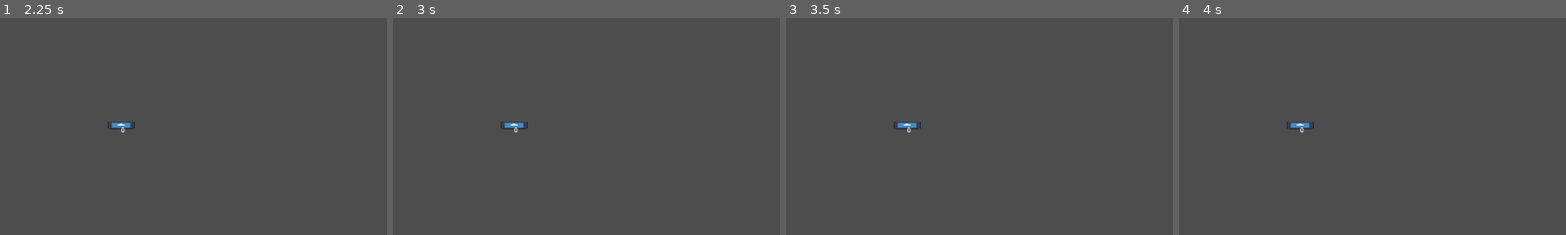
Above: before the commit, frames 1-4 (left to right).
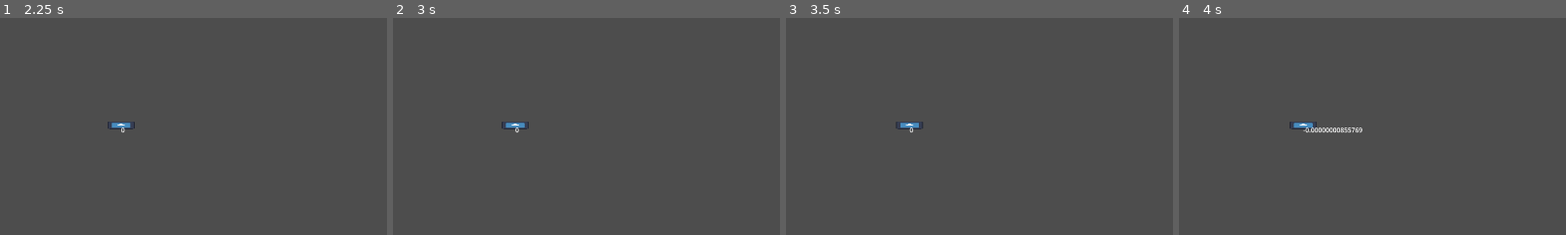
Above: after the commit, the same moments.

Repository: TeddySauyet/AIDriver
Game: Godot game, scene res://src/car/tests/car_test_0.tscn
Two runs of this game, one before a commit and one after it. Both use one fixed random seed, a clock stepped at 60 frames per second and the inputs below. The project has no main scene, so this scene is started directly. The engine's default icon, where the game draws it, is replaced by a stand-in: a white triangle on a blue panel in a dark square.
Inputs:
- Up to frame 1 (2.25 s): tap Enter at 0.5, 2 s; hold Space (backup) from 0.53 s (still down); tap A (a) at 0.6 s; tap D (d) at 0.8, 1.35 s; tap S (s) at 1.55 s; hold S (s) from 2.03 s (still down)
- Up to frame 2 (3 s): keep holding Space (backup); tap W (w) at 2.3, 2.85 s; release S (s) at 2.78 s
- Up to frame 3 (3.5 s): keep holding Space (backup); tap A (a) at 3.05 s
- Up to frame 4 (4 s): keep holding Space (backup); tap Enter at 3.5 s; tap A (a) at 3.6 s; tap D (d) at 3.8 s
The pictures show only the part of the screen within x 0-50%, y 3-53%; the shares and areas given below are measured in that part.

Frame 1 is identical in both runs. In frame 2, less than 0.1% of the frame differs, in the area x 27-36%, y 47-53%; in frame 3, 0.1%; in frame 4, 0.4%, in the area x 27-48%, y 47-54%.
Error before the commit: Invalid access to property or key 'texture' on a base object of type 'null instance'. (res://src/car/wheel.gd:64)

Commit message:
Started the process of separate visuals and logic

Diff:
--- a/src/car/car.tscn
+++ b/src/car/car.tscn
@@ -2,7 +2,7 @@
 
 [ext_resource type="Script" path="res://src/car/car.gd" id="1_8gwus"]
 [ext_resource type="PackedScene" uid="uid://bl6uktmivykty" path="res://src/car/wheel.tscn" id="2_olv8x"]
-[ext_resource type="Texture2D" uid="uid://byqne3cqno5s1" path="res://icon.svg" id="3_x6jew"]
+[ext_resource type="PackedScene" uid="uid://b5ls6vg1ogfmn" path="res://src/car/car_visualization_2d.tscn" id="3_c72rj"]
 
 [sub_resource type="Gradient" id="Gradient_b2yit"]
 
@@ -65,14 +65,7 @@
 [node name="CollisionShape2D" type="CollisionShape2D" parent="."]
 shape = SubResource("RectangleShape2D_8x0l0")
 
-[node name="Sprite2D" type="Sprite2D" parent="."]
-scale = Vector2(0.31, 0.155)
-texture = ExtResource("3_x6jew")
-
-[node name="Sprite2D2" type="Sprite2D" parent="."]
-position = Vector2(19, -0.5)
-scale = Vector2(0.125, 0.0703125)
-texture = ExtResource("3_x6jew")
+[node name="car_visualization_2d" parent="." instance=ExtResource("3_c72rj")]
 
 [editable path="Wheel_DF"]
 [editable path="Wheel_DR"]
--- /dev/null
+++ b/src/car/car_visualization_2d.tscn
@@ -0,0 +1,14 @@
+[gd_scene load_steps=2 format=3 uid="uid://b5ls6vg1ogfmn"]
+
+[ext_resource type="Texture2D" uid="uid://byqne3cqno5s1" path="res://icon.svg" id="1_wfp2u"]
+
+[node name="car_visualization_2d" type="Node2D"]
+
+[node name="Sprite2D" type="Sprite2D" parent="."]
+scale = Vector2(0.31, 0.155)
+texture = ExtResource("1_wfp2u")
+
+[node name="Sprite2D2" type="Sprite2D" parent="."]
+position = Vector2(19, -0.5)
+scale = Vector2(0.125, 0.0703125)
+texture = ExtResource("1_wfp2u")
--- a/src/car/wheel.gd
+++ b/src/car/wheel.gd
@@ -21,18 +21,13 @@
 var tire_speed : float = 0.0 #not implemented yet
 ## angle of the wheel wrt to the velocity (0 = aligned perfectly, radians)
 var angle : float = 0.0
-
+##are we drifiting
+var drifting : bool = false
 ## returns the current force (not normalized for delta or anything)
 ## current_velocity (v_forward, v_sideways)
 ## applied torque - positive for driving forward
 ## applied braking is > 0
-func _process(delta: float) -> void:
-	$Sprite2D.rotation = angle
 
-func _ready() -> void:
-	$Sprite2D.texture = GradientTexture1D.new()
-	$Sprite2D.texture.gradient = Gradient.new()
-	$Sprite2D.texture.width = 16
 
 func get_response_force(velocity : Vector2,
 			driving_force : float, applied_braking : float) -> Vector2:
@@ -40,7 +35,7 @@
 	var transverse_direction := Vector2(1,0).rotated(PI/2+angle)
 	var transverse_force := -velocity.project(transverse_direction)*mass
 	#var transverse_force := orientation*velocity.length() - velocity
-	var drifting : bool = transverse_force.length() > static_friction*mass*gravity
+	drifting = transverse_force.length() > static_friction*mass*gravity
 	var result := Vector2.ZERO
 	#print(orientation.angle(),'|',transverse_force.angle())
 	if drifting:
@@ -50,7 +45,6 @@
 		#var wheel_inertia_force := orientation *
 		result = friction + driving
 		#print('drifting')
-		$Sprite2D.texture.gradient.colors = PackedColorArray([Color(0,0,0), Color(1,0,0)])
 	else:
 		var friction := -velocity.project(orientation)*rolling_friction
 		var driving := orientation * driving_force
@@ -61,7 +55,6 @@
 		#print(transverse_force,'|',friction,'|',driving,'|',braking,'|',velocity)
 		result = transverse_force + friction + driving + braking
 		tire_speed = velocity.length()
-		$Sprite2D.texture.gradient.colors = PackedColorArray([Color(0,0,0), Color(1,1,1)])
 		#print('not drifting')
 	#print(result,'|',velocity, '|',transverse_force,'|',transverse_direction,'|','|',orientation)
 	return result
--- a/src/car/wheel.tscn
+++ b/src/car/wheel.tscn
@@ -1,17 +1,12 @@
 [gd_scene load_steps=4 format=3 uid="uid://bl6uktmivykty"]
 
 [ext_resource type="Script" path="res://src/car/wheel.gd" id="1_mbmm8"]
-
-[sub_resource type="Gradient" id="Gradient_b2yit"]
-
-[sub_resource type="GradientTexture1D" id="GradientTexture1D_af65r"]
-gradient = SubResource("Gradient_b2yit")
-width = 16
+[ext_resource type="PackedScene" uid="uid://dtttd4u1cf1g4" path="res://src/car/wheel_visualization_2d.tscn" id="2_vybic"]
+[ext_resource type="Script" path="res://src/car/wheel_visualization_2d.gd" id="3_v6obm"]
 
 [node name="Wheel" type="Node2D"]
 script = ExtResource("1_mbmm8")
 
-[node name="Sprite2D" type="Sprite2D" parent="."]
-position = Vector2(0, -0.5)
-scale = Vector2(1, 7)
-texture = SubResource("GradientTexture1D_af65r")
+[node name="Sprite2D" parent="." node_paths=PackedStringArray("wheel") instance=ExtResource("2_vybic")]
+script = ExtResource("3_v6obm")
+wheel = NodePath("..")
--- /dev/null
+++ b/src/car/wheel_visualization_2d.gd
@@ -0,0 +1,16 @@
+class_name wheel_visualization_2d
+extends Sprite2D
+
+@export var wheel : Wheel
+
+func _process(delta: float) -> void:
+	rotation = wheel.angle
+	if wheel.drifting:
+		texture.gradient.colors = PackedColorArray([Color(0,0,0), Color(1,0,0)])
+	else:
+		texture.gradient.colors = PackedColorArray([Color(0,0,0), Color(1,1,1)])
+
+func _ready() -> void:
+	texture = GradientTexture1D.new()
+	texture.gradient = Gradient.new()
+	texture.width = 16
--- /dev/null
+++ b/src/car/wheel_visualization_2d.tscn
@@ -0,0 +1,12 @@
+[gd_scene load_steps=3 format=3 uid="uid://dtttd4u1cf1g4"]
+
+[sub_resource type="Gradient" id="Gradient_b2yit"]
+
+[sub_resource type="GradientTexture1D" id="GradientTexture1D_af65r"]
+gradient = SubResource("Gradient_b2yit")
+width = 16
+
+[node name="Sprite2D" type="Sprite2D"]
+position = Vector2(0, -0.5)
+scale = Vector2(1, 7)
+texture = SubResource("GradientTexture1D_af65r")
